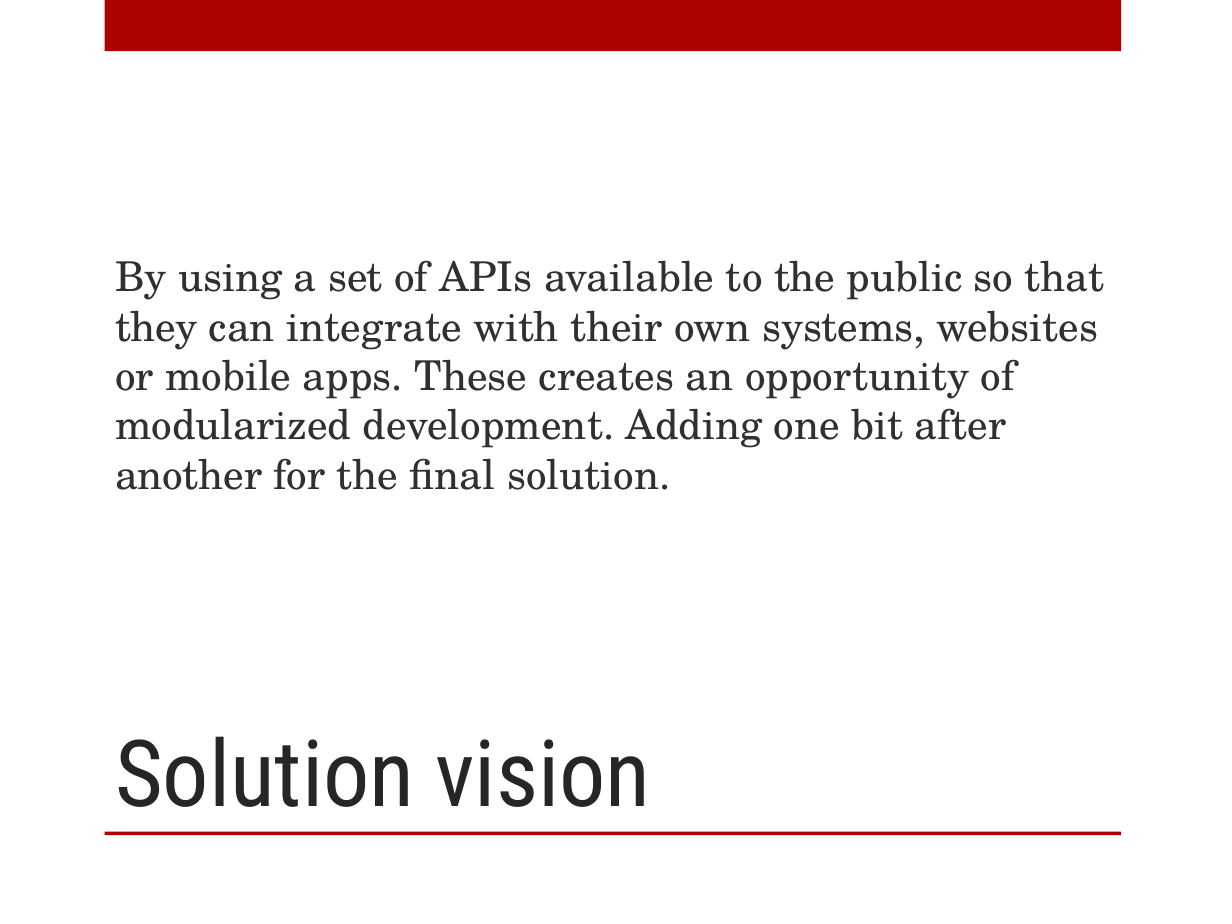
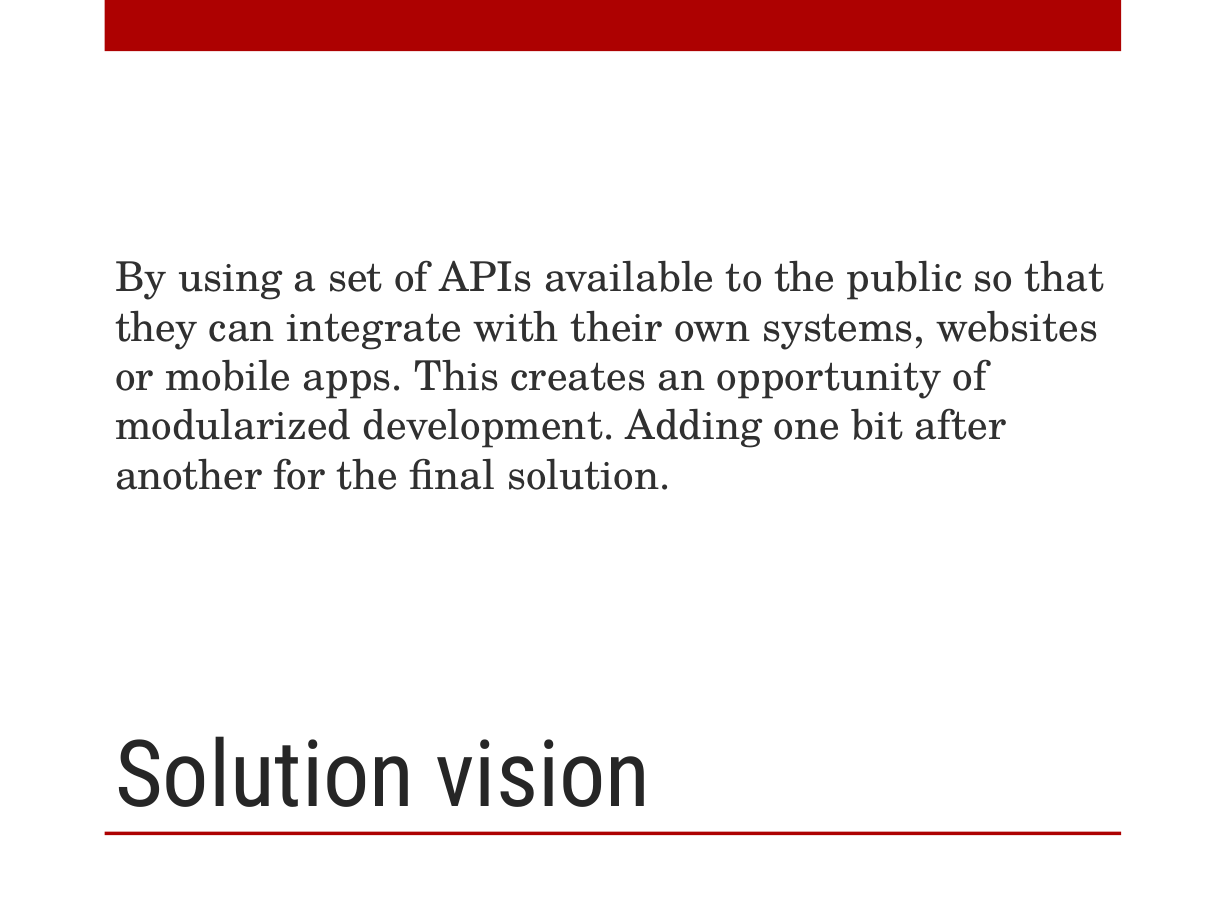
Before and after one commit to dumitruc/ve-hack-day, a slide deck: slide 6 of PPT/SaveTheChildren.pptx. Drawn at 1232x924 pixels with LibreOffice and Linux fonts; fonts in the diff are those of the drawing; background and template pictures are left out. Boxes give left, top, right and bottom in pixels: in the first picture for what was removed or moved away, otherwise in the second. Text is boxed around its words. In the diff, an @@ line names an element or a change of style, - is before the commit and + after.

```diff
--- a/PPT/SaveTheChildren.pptx
+++ b/PPT/SaveTheChildren.pptx
@@ text at (x1=115, y1=260, x2=1105, y2=490): text changed @@
-By using a set of APIs available to the public so that they can integrate with their own systems, websites or mobile apps. These creates an opportunity of modularized development. Adding one bit after another for the final solution.
+By using a set of APIs available to the public so that they can integrate with their own systems, websites or mobile apps. This creates an opportunity of modularized development. Adding one bit after another for the final solution.
```
Also in this commit, not shown: 3 other slides changed.
